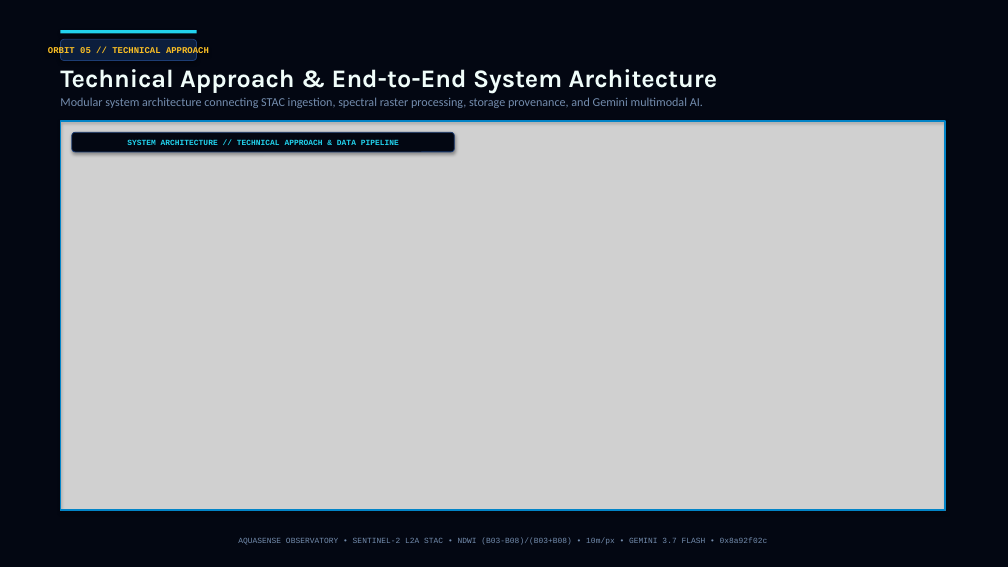
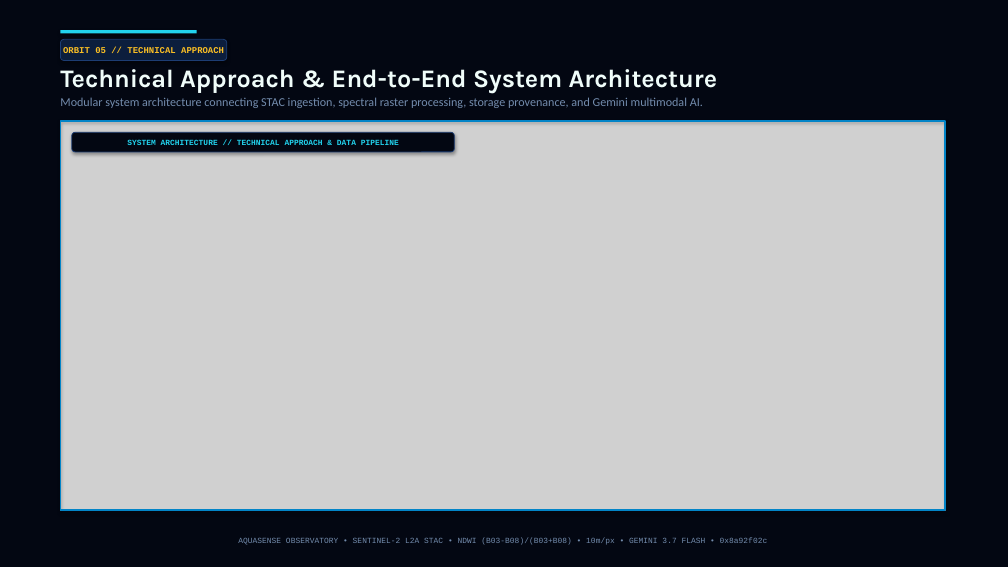
Before and after one commit to Naeha-S/Aquasense, a slide deck: slide 5 of AquaSense_Pitch_Deck_v2.pptx. Drawn at 1008x567 pixels with LibreOffice and Linux fonts; fonts in the diff are those of the drawing; grey boxes stand for pictures. Boxes give left, top, right and bottom in pixels: in the first picture for what was removed or moved away, otherwise in the second. Text is boxed around its words. In the diff, an @@ line names an element or a change of style, - is before the commit and + after.

```diff
--- a/AquaSense_Pitch_Deck_v2.pptx
+++ b/AquaSense_Pitch_Deck_v2.pptx
@@ rounded rectangle "ORBIT 05 // TECHNICAL APPROACH": place and size @@
-rounded rectangle "ORBIT 05 // TECHNICAL APPROACH" at bbox=[60, 39, 197, 60]
+rounded rectangle "ORBIT 05 // TECHNICAL APPROACH" at bbox=[60, 39, 227, 60]
```
Also in this commit, not shown: 10 other slides changed, 1 slide removed, 8 other files.
